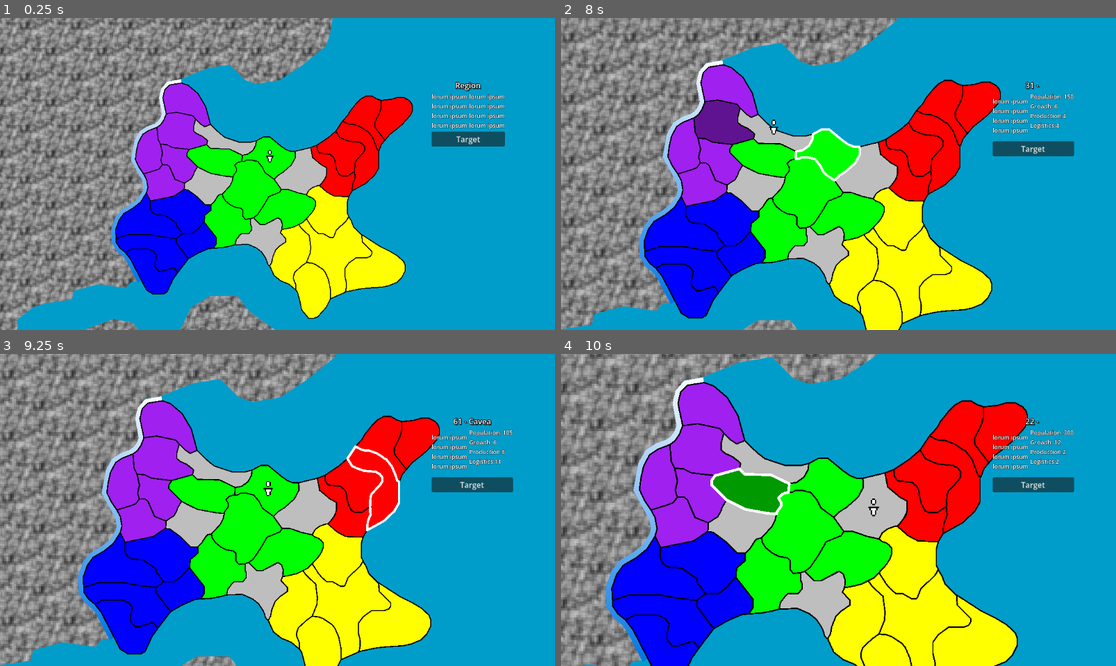
Above: before the commit, frames 1-4 (two rows, left to right).
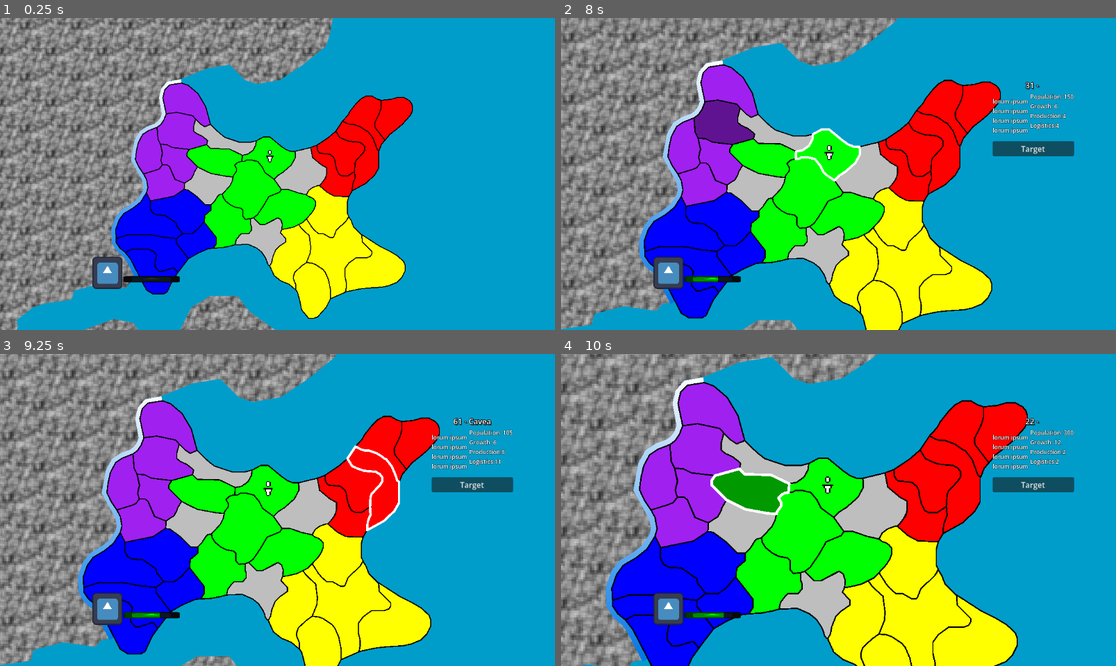
Above: after the commit, the same moments.

Repository: joshuaculver/ChronoRetract
Game: Godot game, scene res://prefabs/main.tscn
Two runs of this game, one before a commit and one after it. Both use one fixed random seed, a clock stepped at 60 frames per second and the inputs below. The engine's default icon, where the game draws it, is replaced by a stand-in: a white triangle on a blue panel in a dark square.
Inputs (mouse positions are in pixels of both pictures, inside the frame that each line leads up to):
- Up to frame 1 (0.25 s): no input
- Up to frame 2 (8 s): click (1027, 139) at 0.5 s, where only the run before the commit has a clickable "Target"; click (666, 273) at 1.27 s; click (1027, 139) at 2 s, where only the run before the commit has a clickable "Target"; click (666, 273) at 2.77 s; click (1027, 139) at 3.5 s, where only the run before the commit has a clickable "Target"; click (666, 273) at 4.27 s; drag from (744, 102) to (832, 155) at 5.02 s; drag from (738, 130) to (899, 149) at 5.77 s; move the mouse to (783, 136) at 6.52 s; tap Mouse wheel up (zoomIn) at 6.6 s; click (783, 136) at 6.8 s; tap Enter at 7.25 s; drag from (827, 152) to (716, 124) at 7.27 s
- Up to frame 3 (9.25 s): drag from (355, 481) to (210, 463) at 8.02 s; tap Space at 8.75 s; drag from (377, 503) to (210, 463) at 8.77 s
- Up to frame 4 (10 s): tap Enter at 9.5 s; move the mouse to (766, 497) at 9.52 s; tap Mouse wheel up (zoomIn) at 9.6 s; click (766, 497) at 9.8 s

The runs differ from the first frame. In frame 1, 2.2% of the frame differs, in the area x 16-91%, y 20-87%; in frame 2, 0.9%; in frame 3, 0.8%; in frame 4, 0.9%.

Commit message:
Added player unit power (health) bar with placeholder assets. Added comments

Diff:
--- a/prefabs/managers.tscn
+++ b/prefabs/managers.tscn
@@ -6,6 +6,7 @@
 [ext_resource type="LabelSettings" uid="uid://d04acrf5gru7k" path="res://labelSettings/body.tres" id="4_flgu2"]
 [ext_resource type="Script" uid="uid://cjnqw3tv4siva" path="res://scripts/cameraControl.gd" id="5_leyp6"]
 [ext_resource type="Texture2D" uid="uid://raco562y6fs5" path="res://assets/blurStatic.png" id="6_4hfd2"]
+[ext_resource type="Texture2D" uid="uid://dwvk1h5vqhw6i" path="res://icon.svg" id="6_tm107"]
 [ext_resource type="Script" uid="uid://cvafxjsmg8qw3" path="res://scripts/textureScroll.gd" id="7_tm107"]
 
 [sub_resource type="Gradient" id="Gradient_midqu"]
@@ -24,23 +25,31 @@
 
 [node name="CanvasLayer" type="CanvasLayer" parent="UI" unique_id=270285711]
 
-[node name="RegionPanel" type="BoxContainer" parent="UI/CanvasLayer" unique_id=96626426]
+[node name="RegionControl" type="Control" parent="UI/CanvasLayer" unique_id=132564333]
+layout_mode = 3
+anchors_preset = 0
+offset_right = 40.0
+offset_bottom = 40.0
+
+[node name="RegionPanel" type="BoxContainer" parent="UI/CanvasLayer/RegionControl" unique_id=96626426]
+visible = false
+layout_mode = 0
 offset_left = 896.0
 offset_top = 128.0
 offset_right = 1048.0
 offset_bottom = 267.0
 vertical = true
 
-[node name="Title" type="Label" parent="UI/CanvasLayer/RegionPanel" unique_id=2069829296]
+[node name="Title" type="Label" parent="UI/CanvasLayer/RegionControl/RegionPanel" unique_id=2069829296]
 layout_mode = 2
 text = "Region"
 label_settings = ExtResource("3_owny3")
 horizontal_alignment = 1
 
-[node name="TextPanel" type="BoxContainer" parent="UI/CanvasLayer/RegionPanel" unique_id=574450319]
+[node name="TextPanel" type="BoxContainer" parent="UI/CanvasLayer/RegionControl/RegionPanel" unique_id=574450319]
 layout_mode = 2
 
-[node name="Info" type="Label" parent="UI/CanvasLayer/RegionPanel/TextPanel" unique_id=2015256688]
+[node name="Info" type="Label" parent="UI/CanvasLayer/RegionControl/RegionPanel/TextPanel" unique_id=2015256688]
 layout_mode = 2
 text = "lorum ipsum
 lorum ipsum
@@ -48,7 +57,7 @@
 lorum ipsum"
 label_settings = ExtResource("4_flgu2")
 
-[node name="Stats" type="Label" parent="UI/CanvasLayer/RegionPanel/TextPanel" unique_id=1654131873]
+[node name="Stats" type="Label" parent="UI/CanvasLayer/RegionControl/RegionPanel/TextPanel" unique_id=1654131873]
 layout_mode = 2
 text = "lorum ipsum
 lorum ipsum
@@ -56,11 +65,43 @@
 lorum ipsum"
 label_settings = ExtResource("4_flgu2")
 
-[node name="SelectRegionButton" type="Button" parent="UI/CanvasLayer/RegionPanel" unique_id=759500174]
+[node name="SelectRegionButton" type="Button" parent="UI/CanvasLayer/RegionControl/RegionPanel" unique_id=759500174]
 layout_mode = 2
 text = "Target
 "
 icon_alignment = 1
+
+[node name="PlayerUIControl" type="Control" parent="UI/CanvasLayer" unique_id=330626527]
+layout_mode = 3
+anchors_preset = 0
+offset_right = 40.0
+offset_bottom = 40.0
+
+[node name="PlayerSelect" type="TextureButton" parent="UI/CanvasLayer/PlayerUIControl" unique_id=1945773019]
+layout_mode = 0
+offset_left = 192.00002
+offset_top = 496.0
+offset_right = 320.0
+offset_bottom = 624.0
+scale = Vector2(0.48629373, 0.52)
+texture_normal = ExtResource("6_tm107")
+
+[node name="PlayerActionLabel" type="Label" parent="UI/CanvasLayer/PlayerUIControl" unique_id=70368436]
+layout_mode = 0
+offset_right = 40.0
+offset_bottom = 23.0
+
+[node name="PowerBar" type="TextureProgressBar" parent="UI/CanvasLayer/PlayerUIControl" unique_id=346585705]
+layout_mode = 0
+offset_left = 256.0
+offset_top = 536.0
+offset_right = 384.0
+offset_bottom = 664.0
+scale = Vector2(0.9156333, 0.10175064)
+texture_under = ExtResource("6_tm107")
+texture_progress = ExtResource("6_tm107")
+tint_under = Color(0.16924527, 0.1692453, 0.16924527, 1)
+tint_progress = Color(0, 1, 0, 1)
 
 [node name="BG" type="Node" parent="." unique_id=681847618]
 
@@ -73,10 +114,10 @@
 gradient = SubResource("Gradient_midqu")
 
 [node name="Water" type="Polygon2D" parent="BG" unique_id=297440137]
-z_index = -3
+z_index = -5
 position = Vector2(32, 504)
 color = Color(7.508397e-06, 0.61635774, 0.796423, 1)
-polygon = PackedVector2Array(1888, 392, 669, 390, -32, 392, -32, -824, 1888, -824)
+polygon = PackedVector2Array(1888, 392, 669, 390, -32, 384, -32, -824, 1888, -824)
 
 [node name="Land" type="Polygon2D" parent="BG" unique_id=1426702924]
 z_index = -3
@@ -88,4 +129,4 @@
 uv = PackedVector2Array(-419, 390, 669, 390, 685, 342, 669, 294, 677, 262, 701, 238, 741, 230, 741, 190, 698.74164, 150 …(698 unchanged characters)…
 script = ExtResource("7_tm107")
 
-[connection signal="pressed" from="UI/CanvasLayer/RegionPanel/SelectRegionButton" to="." method="_on_select_region_button_pressed"]
+[connection signal="pressed" from="UI/CanvasLayer/RegionControl/RegionPanel/SelectRegionButton" to="." method="_on_select_region_button_pressed"]
--- a/prefabs/units/player.tscn
+++ b/prefabs/units/player.tscn
@@ -9,3 +9,5 @@
 texture = ExtResource("1_12kc1")
 script = ExtResource("2_0c73n")
 faction = 2
+
+[connection signal="property_list_changed" from="." to="." method="_on_property_list_changed"]
--- a/scripts/Hero.gd
+++ b/scripts/Hero.gd
@@ -44,10 +44,12 @@
 	if hasFought == false:
 		if location.factionOwner == faction:
 			if power < maxPower:
-				power = clamp(power + (maxPower *0.15),0,maxPower)
+				power = power + (maxPower *0.05)
+				print("Resting for: " + str(maxPower *0.05) + " - Current: " + str(power))
 		else:
 			if power < maxPower:
-				power = clamp(power + (maxPower *0.05),0,maxPower)
+				power = power + (maxPower *0.01)
+				print("Resting for: " + str(maxPower *0.05) + " - Current: " + str(power))
 
 func encUnit(other : Unit):
 	if other.faction == faction:
--- a/scripts/managers/battleManager.gd
+++ b/scripts/managers/battleManager.gd
@@ -1,4 +1,7 @@
 extends Node
+## Script name: battleManager.gd
+##
+##
 
 var battle = load("res://scripts/battle.gd")
 
--- a/scripts/managers/factionManager.gd
+++ b/scripts/managers/factionManager.gd
@@ -1,4 +1,7 @@
 extends Node
+## Script name: factionManager.gd
+##
+##
 
 var factionArr: Array[Node] = []
 
--- a/scripts/managers/managers.gd
+++ b/scripts/managers/managers.gd
@@ -1,22 +1,26 @@
 extends Node
-##Manager has access to game nodes
+## Script name: managers.gd
+##
+## This script is the top level game manager and handles initializing the rest of the managers
+## This script should be global for the project. This also allows it to function as a singleton
 
+## Manages UI elements and menus
 var UImanager
+## Top level manager for elements that are tracked by session or need saving
 var sessionManager
 var factionManager
 var regionManager
 var unitManager
 var battleManager
 
-var player
-
+##Reference for existing units and factions.
 var factionDict = {}
 var unitDict = {}
 var unitID = 0
 
-var gameSpeed : float = 1
-
+## Basic unit which is used for creating generic armies for all factions
 var unitScene = preload("res://prefabs/units/army.tscn")
+## The scene which is used to load the overall map, regions, and factions in their initial state
 var sessScene = preload("res://prefabs/session.tscn")
 
 func _ready():
@@ -58,8 +62,8 @@
 		print("new unit ID: " + str(ID))
 		return ID
 
-##When a unit arrives at a new region they send a signal which calls this function
-##This allows appropriate references to be established
+## When a unit arrives at a new region they send a signal which calls this function
+## Allows appropriate references to be established
 func unitMoved(unitID : int, regionID : int, lastRegionID : int):
 	var region = regionManager.regionDict[regionID]
 	var oldRegion = regionManager.regionDict[lastRegionID]
@@ -72,15 +76,19 @@
 	region.units.append(unit)
 	region.notify_property_list_changed()
 
+## Called by factions when attempting to create a new unit
+##TODO move to appropriate manager
 func tryMakeUnit(callFaction : enums.Factions, resources: int, size : enums.UnitSize):
 	var faction = factionDict[callFaction]
 	var amount = int(resources / faction.unitCost)
 
 	var newUnit = unitScene.instantiate()
 
+	newUnit.relocated.connect(unitMoved)
+	newUnit.selected.connect(managers.unitManager.unitSelected)
+	newUnit.destroyed.connect(removeUnit)
+
 	unitManager.add_child(newUnit)
-
-	unitManager.unitArr.append(newUnit)
 
 	faction.resources = faction.resources - (amount * faction.unitCost)
 
@@ -97,20 +105,19 @@
 	faction.ownedUnits.append(newUnit)
 
 	unitManager.updateUnits()
-	##var testRegion : Region = faction.ownedRegions[2]
-	##newUnit.getPathRegion(testRegion)
 
 	print("Faction: " + str(name) + " made unit" + " | " + "POW: " + str(newUnit.maxPower))
 
+## Cleans up references to units which are removed
+##TODO move to appropriate manager
 func removeUnit(unit : Unit):
 	unit.location.removeUnit(unit)
 	factionDict[unit.faction].removeUnit(unit)
 	unitDict.erase(unit.ID)
-	unitManager.unitArr.erase(unit)
 
 	unitManager.updateUnits()
 
-
+## Creates a report of relative military power of all factions
 func militaryReport():
 	var factions = factionManager.factionArr
 
@@ -135,5 +142,7 @@
 
 	print(str(scoreDict))
 
+## Called by the menu for player navigation
+##TODO move to appropriate manager
 func _on_select_region_button_pressed() -> void:
-	player.getPathRegion(regionManager.selectedRegion)
+	managers.unitManager.player.getPathRegion(regionManager.selectedRegion)
--- a/scripts/managers/regionManager.gd
+++ b/scripts/managers/regionManager.gd
@@ -1,11 +1,15 @@
 extends Node
+## Script name: regionManager.gd
+##
+## Manages regions and navigation between them
 
 var regionArr : Array[Node] = []
 var regionDict = {}
 
-##Region selected in interface
+## Region selected in interface
 var selectedRegion : Region = null
 
+## Navigation graph for units
 var navGraph : AStar2D = AStar2D.new()
 
 func init():
--- a/scripts/managers/session.gd
+++ b/scripts/managers/session.gd
@@ -1,11 +1,16 @@
 class_name SessionManager
+## Script name: session.gd
+##
+## Manages the top level game state and calling game elements to "take their turn" every tick
 
 extends Node
 
+## Timer which indicates when a tick should be processed
 @onready var timer = $tickTimer
 
 var turnCount : int = 0
 
+## Scenes for the initial states of the factions and regions of the map respectively
 var factions = preload("res://prefabs/managers/factions.tscn")
 var regions = preload("res://prefabs/managers/regions.tscn")
 
@@ -16,6 +21,7 @@
 	var newRegions = regions.instantiate()
 	add_child(newRegions)
 
+## Core "tick" function. Calls other managers to process all of their elements
 func tick() -> void:
 	turnCount = turnCount + 1
 	if turnCount % 10 == 0:
@@ -26,11 +32,6 @@
 	$factions.tick()
 	$battles.tick()
 
-	##DEBUG
-	##
-	if turnCount == 2:
-		managers.battleManager.createWar(managers.factionDict[enums.Factions.RED], managers.factionDict[enums.Factions.GREEN])
-
-func startTimer():
-	if timer.is_stopped():
-		timer.start()
+	##DEBUG for war testing
+	##if turnCount == 2:
+		##managers.battleManager.createWar(managers.factionDict[enums.Factions.RED], managers.factionDict[enums.Factions.GREEN])
--- a/scripts/managers/uiManager.gd
+++ b/scripts/managers/uiManager.gd
@@ -1,12 +1,19 @@
 class_name UIManager
+## Script name: uiManager
+##
+## Manages UI elements and menus
+## This script is attached to a scene with nodes for relevant UI elements
 
 extends Node
 
-@onready var regPanel : BoxContainer = $CanvasLayer/RegionPanel
-@onready var regionButton : Button = $CanvasLayer/RegionPanel/SelectRegionButton
+@onready var regPanel : BoxContainer = $CanvasLayer/RegionControl/RegionPanel
+@onready var regionButton : Button = $CanvasLayer/RegionControl/RegionPanel/SelectRegionButton
 
 @onready var mainCam : Camera2D = $Camera2D
 
+@onready var playerBar : TextureProgressBar = $CanvasLayer/PlayerUIControl/PowerBar
+
+## Function for selecting and deselecting a region as well as sending the region's information to the relevant menu
 func regionSelected(newRegion : Region) -> void:
 	if newRegion == null:
 		regPanel.visible = false
@@ -30,3 +37,9 @@
 		string = string  + ("Logistics:" + str(newRegion.stats["logistics"]) + "\n")
 
 		textPanel.text = string
+
+## Updates information in the UI regarding the player unit. Gets called by a player signal whenever the player unit's properties change
+func playerUpdate():
+	if managers.unitManager.player.power != 0:
+		var percent = (float(managers.unitManager.player.power) / float(managers.unitManager.player.maxPower)) * 100.0
+		playerBar.value = percent
--- a/scripts/managers/unitManager.gd
+++ b/scripts/managers/unitManager.gd
@@ -1,21 +1,34 @@
 extends Node
+## Script name: unitManager.gd
+##
+## Manages references to units and units themselves
+## All existing units will be children of this script's node
 
-var unitArr : Array[Node] = []
+## The selected unit for UI and menus if any
+var selectedUnit : Unit
 
 var playerScene = preload("res://prefabs/units/player.tscn")
+var player : Player
 
+## Iterates through all units and calls their function for them to perform an action
+func tick() -> void:
+	var unitArr = get_children()
+	for i in unitArr.size():
+		if unitArr[i] != null:
+			unitArr[i].tick()
+
+## Creates the player unit and adds it to a region on the map
 func addPlayer():
-	var player = playerScene.instantiate()
+	player = playerScene.instantiate()
 	add_child(player)
-	unitArr.append(player)
 	##Arbitary region for testing
 	player.location = managers.regionManager.regionArr[3]
 	player.position = managers.regionManager.regionArr[3].position
 
-func updateUnits() -> void:
-	unitArr = get_children()
+	player.changed.connect(managers.UImanager.playerUpdate)
 
-func tick() -> void:
-	for i in unitArr.size():
-		if unitArr[i] != null:
-			unitArr[i].tick()
+func unitSelected(unit : Unit) -> void:
+	if selectedUnit != unit:
+		selectedUnit = unit
+	else:
+		selectedUnit = null
--- a/scripts/player.gd
+++ b/scripts/player.gd
@@ -8,10 +8,6 @@
 
 	##Node gets ID from manager unit dictionary
 	maxPower = 500
-	power = 500
+	power = 100
 
 	ID = managers.addUnit(self)
-	created.emit()
-
-	##DEBUG
-	managers.player = self
--- a/scripts/unit.gd
+++ b/scripts/unit.gd
@@ -11,8 +11,13 @@
 ##Gets assigned faction's rapport
 var factionRapport : = {}
 
-var maxPower : int = 100
-var power : int = 100
+var maxPower : int
+var power : int :
+	get:
+		return power
+	set(value):
+		power = clamp(value, 0, maxPower)
+		changed.emit()
 
 var path : Array[int]
 
@@ -21,28 +26,21 @@
 ##Current state of unit
 @export var mode : enums.UnitMode = enums.UnitMode.NEUTRAL
 
-signal created
 signal relocated
 signal encounteredEnemy(currRegion)
 signal destroyed
+
+signal changed
 
 func _ready():
 	modulate = enums.colorDict[faction]
 
 	##Node gets ID from manager unit dictionary
 	ID = managers.addUnit(self)
-	created.emit()
 
 @abstract func tick()
 
 @abstract func getDamaged(damage : int)
-
-func _input(event: InputEvent) -> void:
-	if event.is_action("select") and event.is_pressed():
-		if get_rect().has_point(to_local(event.position)):
-			##Select
-			##event.set_input_as_handled()
-			pass
 
 func setMode(newMode : enums.UnitMode):
 	mode = newMode
@@ -77,10 +75,10 @@
 	if hasFought == false:
 		if location.factionOwner == faction:
 			if power < maxPower:
-				power = clamp(power + (maxPower * 0.10),0,maxPower)
+				power = power + (maxPower * 0.10)
 		else:
 			if power < maxPower:
-				power = clamp(power + (maxPower * 0.025),0,maxPower)
+				power = power + (maxPower * 0.025)
 
 func hostileCheck():
 	print("Hostile check")
